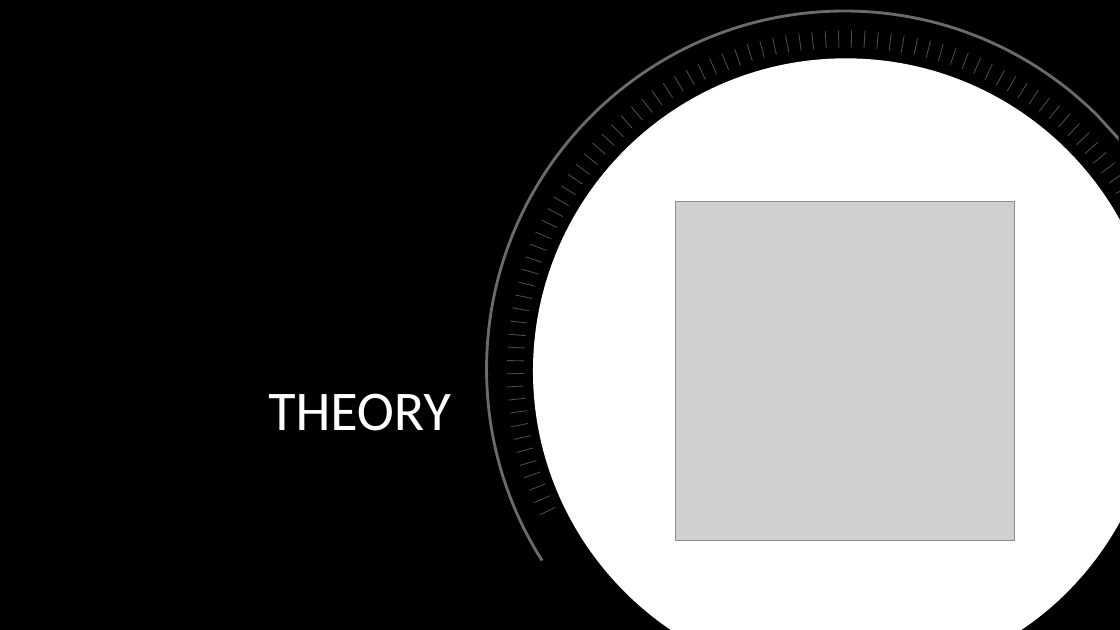
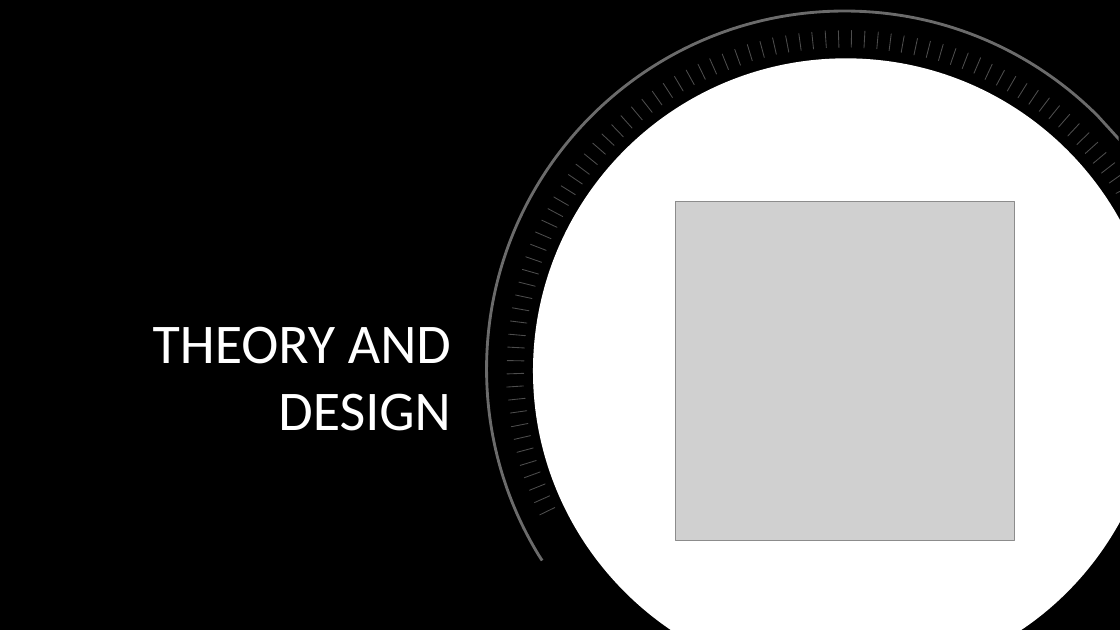
Before and after one commit to MariaPrograms/RayCasting, a slide deck: slide 3 of Graphics and Computational Programming.pptx. Drawn at 1120x630 pixels with LibreOffice and Linux fonts; fonts in the diff are those of the drawing; grey boxes stand for pictures; background and template pictures are left out. Boxes give left, top, right and bottom in pixels: in the first picture for what was removed or moved away, otherwise in the second. Text is boxed around its words. In the diff, an @@ line names an element or a change of style, - is before the commit and + after.

```diff
--- a/Graphics and Computational Programming.pptx
+++ b/Graphics and Computational Programming.pptx
@@ title at [153, 326, 451, 431]: text changed @@
-THEORY
+THEORY AND DESIGN
```
Also in this commit, not shown: 3 other slides changed, 4 slides added.
